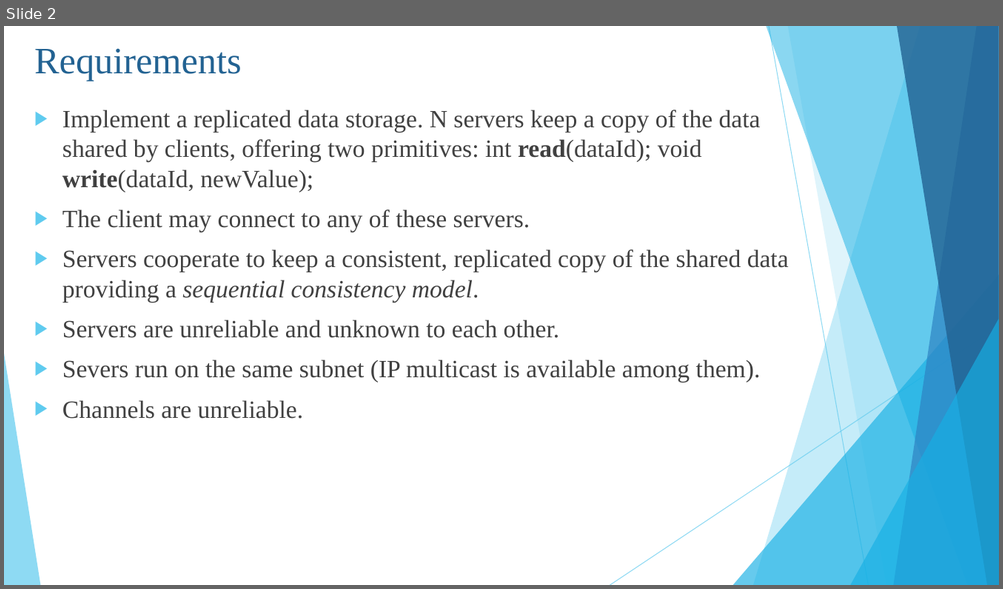
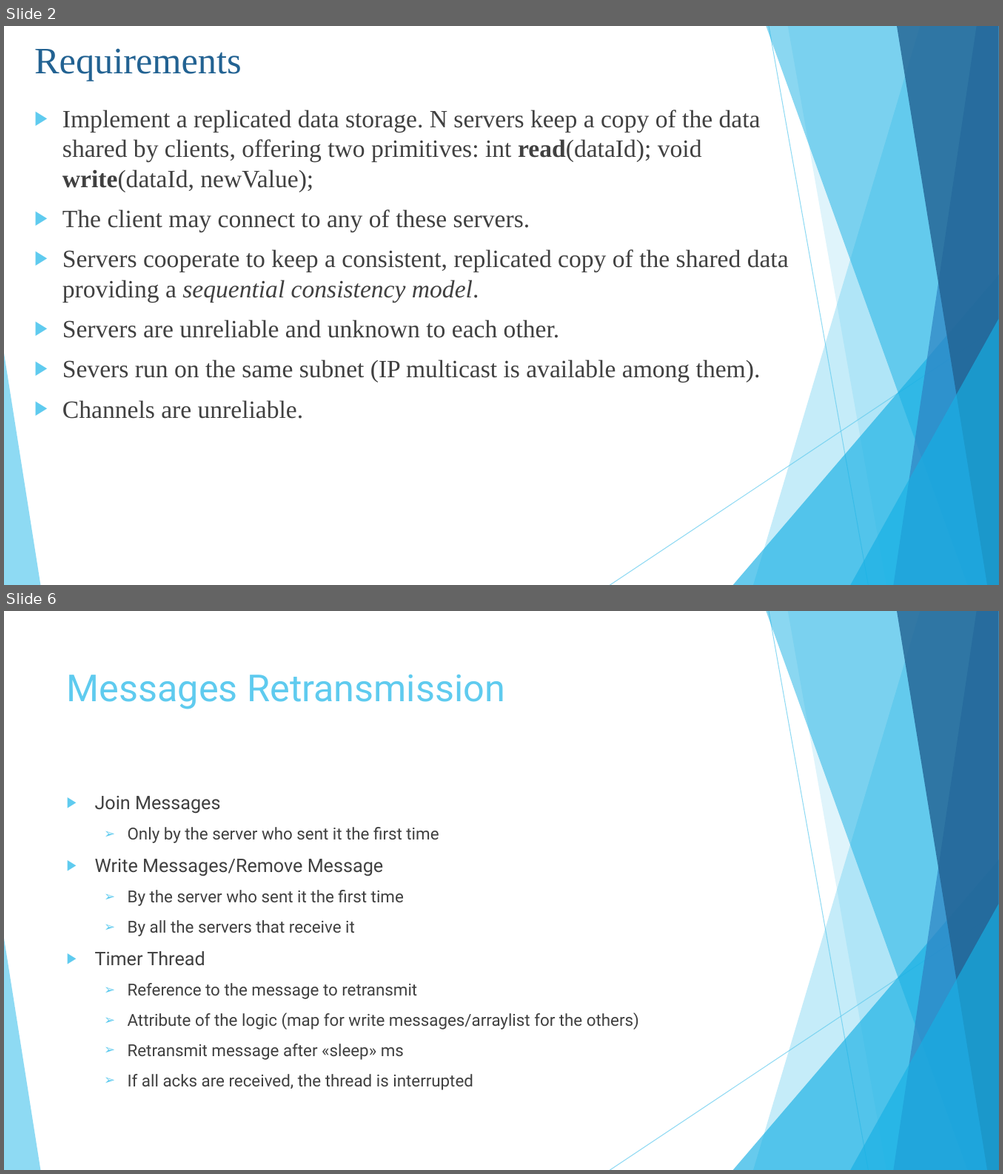
Before and after one commit to Trik17/DistSysPST, a slide deck: SlidesPresentation.pptx. Shown one above the other, each under a label of ours: slide 2 before the commit, slides 2 and 6 after it; the slides between them are not shown. The pictures are 1003x589 and 1003x1174 pixels, drawn with LibreOffice and Linux fonts; fonts in the diff are those of the drawing. Boxes give left, top, right and bottom in pixels: in the first picture for what was removed or moved away, otherwise in the second. Text is boxed around its words. In the diff, an @@ line names an element or a change of style, - is before the commit and + after.

```diff
--- a/SlidesPresentation.pptx
+++ b/SlidesPresentation.pptx
@@ slide 6 added at (4, 611, 999, 1170), background #FFFFFF; not listed: 10 template elements that a slide beside it also shows @@
@@ title added at (67, 674, 505, 709), 36 pt, text #5FCBEF @@
+Messages Retransmission
@@ text added at (95, 796, 639, 1091), 16 pt, text #404040 @@
+▶ Join Messages
+  ➢ Only by the server who sent it the first time
+▶ Write Messages/Remove Message
+  ➢ By the server who sent it the first time
+  ➢ By all the servers that receive it
+▶ Timer Thread
+  ➢ Reference to the message to retransmit
+  ➢ Attribute of the logic (map for write messages/arraylist for the others)
+  ➢ Retransmit message after «sleep» ms
+  ➢ If all acks are received, the thread is interrupted
```
Also in this commit, not shown: 1 slide changed, 3 other slides added.
